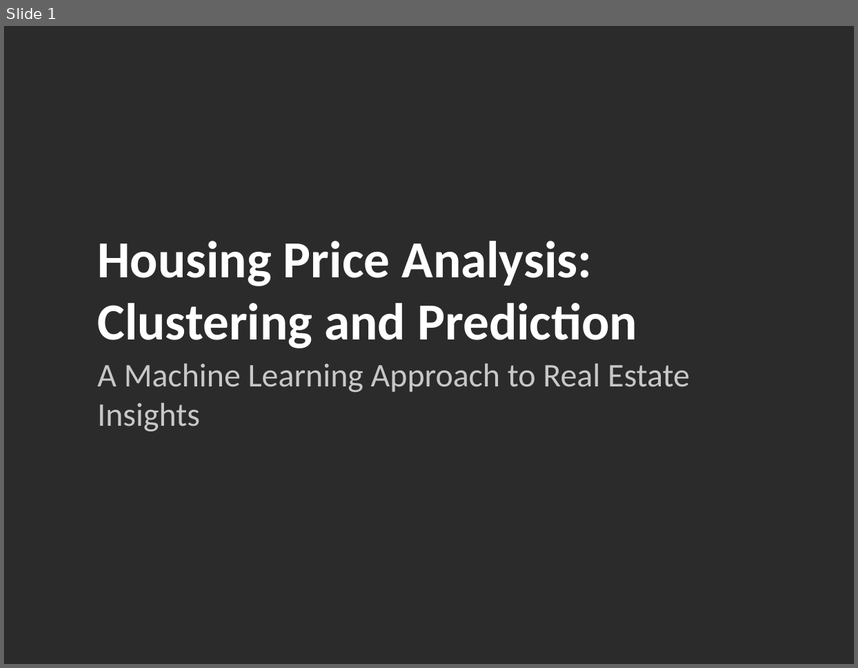
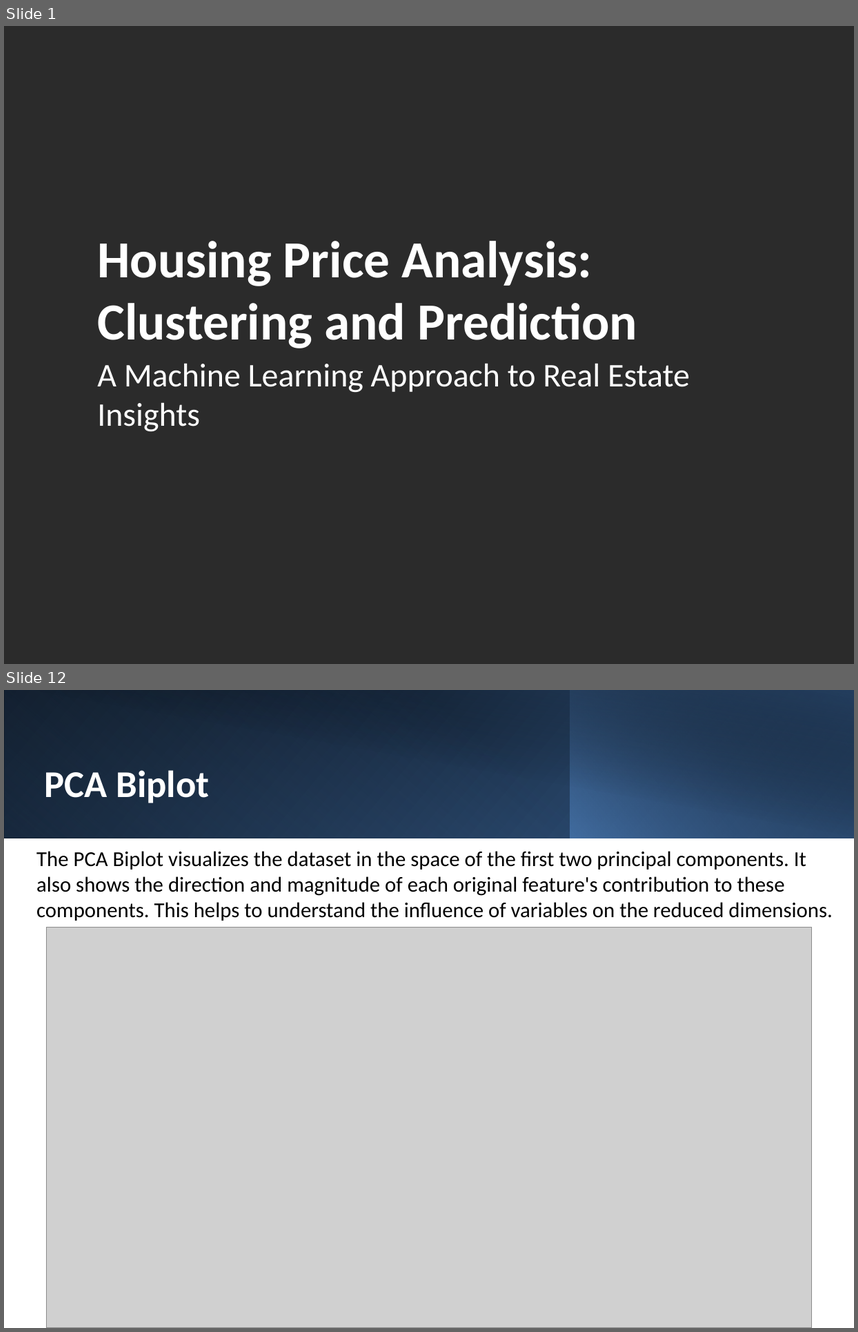
Before and after one commit to Niccolo901/Artificial_intelligence_repo, a slide deck: Housing_Price_Analysis_Presentation.pptx. Shown one above the other, each under a label of ours: slide 1 before the commit, slides 1 and 12 after it; the slides between them are not shown. The pictures are 858x668 and 858x1332 pixels, drawn with LibreOffice and Linux fonts; fonts in the diff are those of the drawing; grey boxes stand for pictures; background and template pictures are left out; a plain dark background stands for a picture behind light text. Boxes give left, top, right and bottom in pixels: in the first picture for what was removed or moved away, otherwise in the second. Text is boxed around its words. In the diff, an @@ line names an element or a change of style, - is before the commit and + after.

```diff
--- a/Housing_Price_Analysis_Presentation.pptx
+++ b/Housing_Price_Analysis_Presentation.pptx
@@ slide 12 added at box(4, 690, 854, 1328), background #FFFFFF @@
@@ rectangle added at box(4, 690, 854, 838), fill gradient #000000 to #376092 @@
@@ rectangle added at box(4, 690, 570, 838), fill gradient #4F81BD to #254061 @@
@@ rectangle added at box(36, 690, 854, 839), fill gradient #000000 to #254061 @@
@@ rectangle added at box(570, 690, 854, 838), fill gradient #4F81BD to #000000 @@
@@ text added at box(45, 770, 209, 803), 32 pt, text #FFFFFF, bold @@
+PCA Biplot
@@ text added at box(36, 851, 833, 920), 18 pt, text #000000 @@
+The PCA Biplot visualizes the dataset in the space of the first two principal components. It also shows the direction and magnitude of each original feature's contribution to these components. This helps to understand the influence of variables on the reduced dimensions.
@@ picture added at box(47, 927, 811, 1328) @@
@@ slide 1 changed as well @@
@@ text "A Machine Learning Approach to ..." at box(97, 363, 690, 432): text colour #C8C8C8 to #FFFFFF @@
```
Also in this commit, not shown: 2 other slides changed, 19 other slides added, 6 slides removed, 12 other files.
